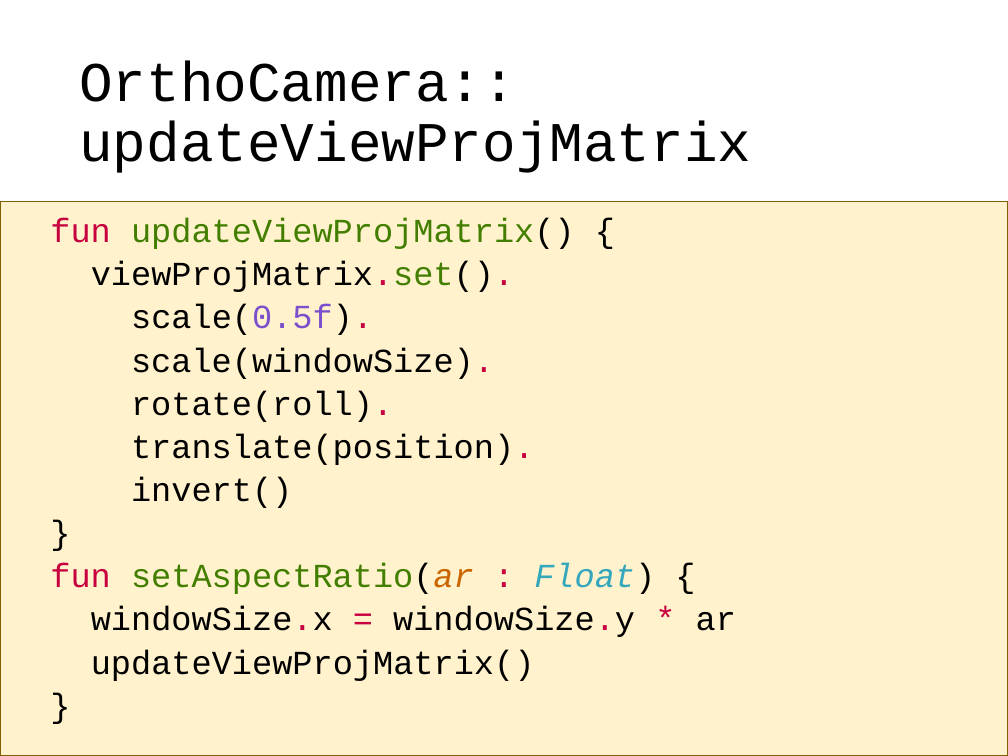
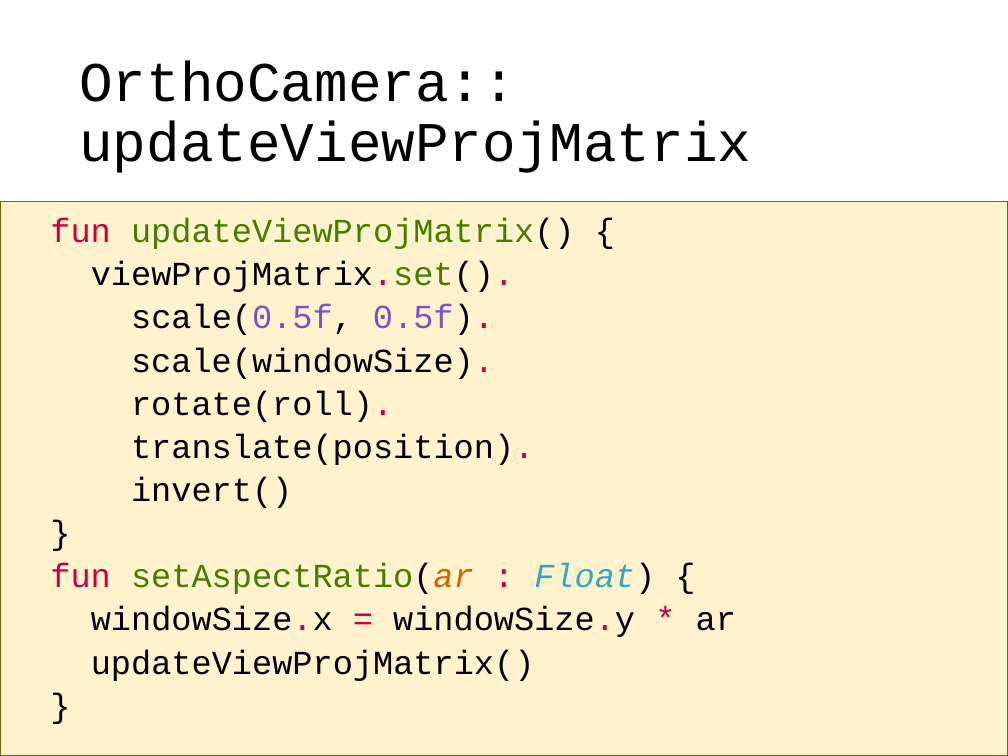
Before and after one commit to szecsi/kogfactory, a slide deck: slide 20 of projects/kog.3gr.020-gom/lab.pptx. Drawn at 1008x756 pixels with LibreOffice and Linux fonts; fonts in the diff are those of the drawing. Boxes give left, top, right and bottom in pixels: in the first picture for what was removed or moved away, otherwise in the second. Text is boxed around its words. In the diff, an @@ line names an element or a change of style, - is before the commit and + after.

```diff
--- a/projects/kog.3gr.020-gom/lab.pptx
+++ b/projects/kog.3gr.020-gom/lab.pptx
@@ text at (x1=131, y1=304, x2=494, y2=335): text changed @@
-scale(0.5f).
+scale(0.5f, 0.5f).
```
Also in this commit, not shown: 15 other files.
